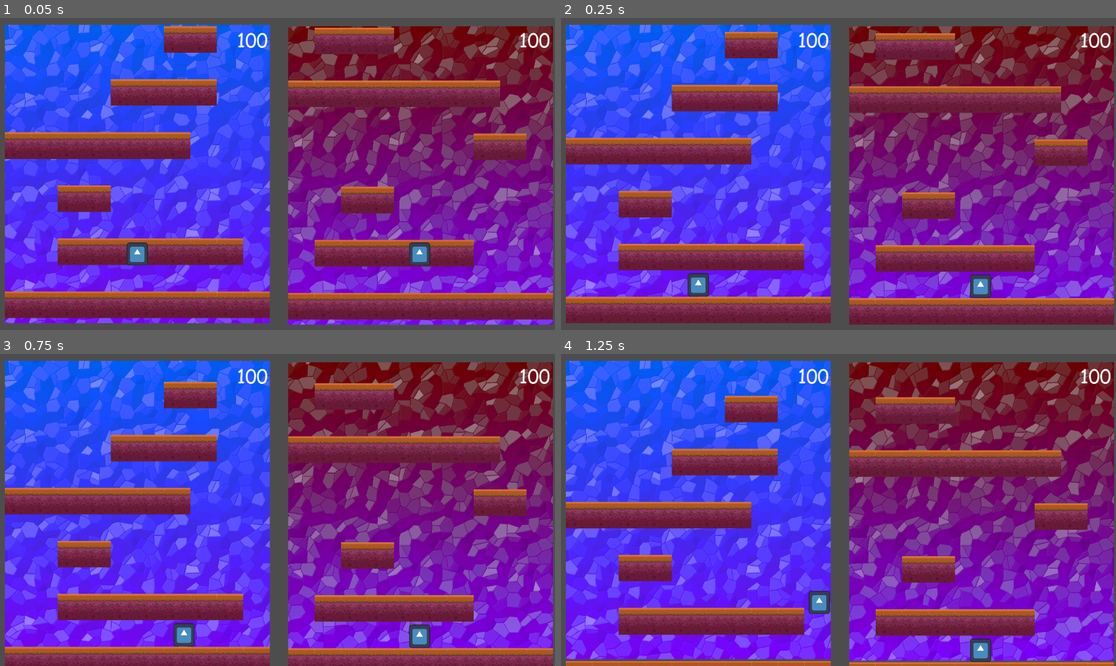
Above: before the commit, frames 1-4 (two rows, left to right).
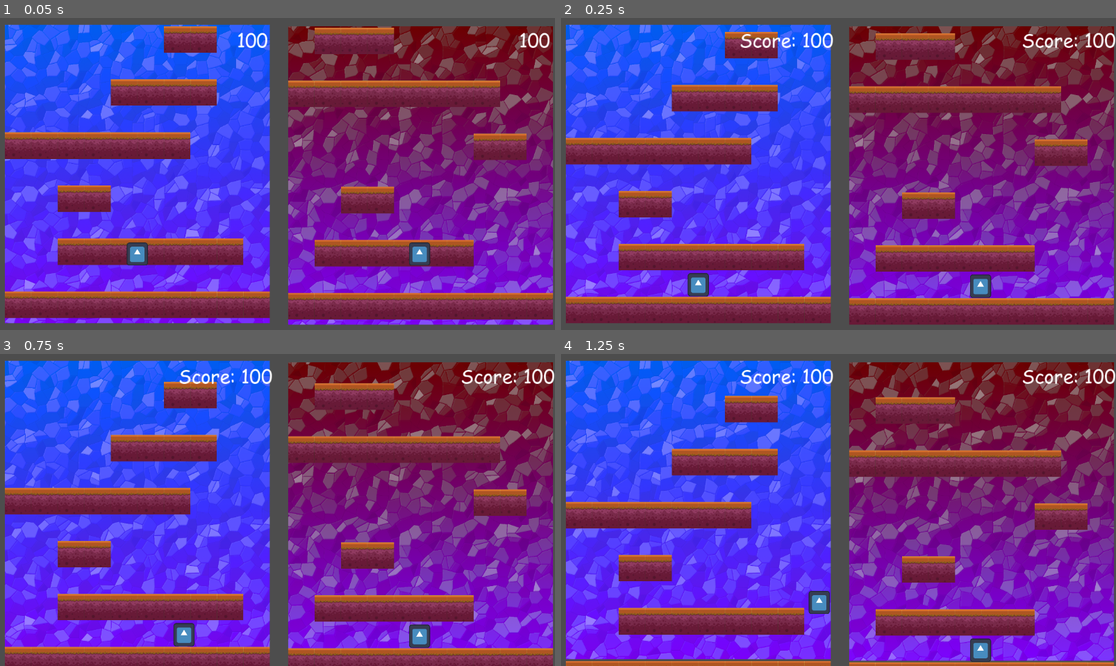
Above: after the commit, the same moments.

Repository: LegacyMD/xd_tower
Game: Godot game, scene res://scenes/root_scene.tscn
The game is run twice, just before and just after one commit, with the same random seed, the same clock (stepped at 60 frames per second) and the same inputs. The engine's default icon, where the game draws it, is replaced by a stand-in: a white triangle on a blue panel in a dark square.
Inputs (mouse positions are in pixels of both pictures, inside the frame that each line leads up to):
- Up to frame 1 (0.05 s): no input
- Up to frame 2 (0.25 s): no input
- Up to frame 3 (0.75 s): move the mouse to (399, 494) at 0.52 s; hold D (player0_right) from 0.53 s (still down); click (399, 494) at 0.67 s
- Up to frame 4 (1.25 s): keep holding D (player0_right); tap W (player0_up) at 0.77 s

Frame 1 is identical in both runs. In frame 2, 0.8% of the frame differs, in the area x 32-100%, y 4-10%; in frame 3, 0.8%; in frame 4, 0.8%.

Commit message:
Fix path of PlatformContainer in player.gd script

Diff:
--- a/scenes/player.gd
+++ b/scenes/player.gd
@@ -2,7 +2,6 @@
 
 # NOTE(mwk): for each player view, the index is hardcoded
 @export var player_idx : int
-@export var platform_container : Node2D
 
 signal score_changed(new_score)
 
@@ -125,10 +124,7 @@
     move_and_slide()
 
 func _check_new_platform():
-    if player_idx == 0 or player_idx == 1:
-        return
-
-    var position_y = position.y - platform_container.position.y
+    var position_y = position.y - get_node("../PlatformContainer").position.y
 
     if is_on_floor():
         if (min_platform_y > position_y):
--- a/scenes/root_scene.tscn
+++ b/scenes/root_scene.tscn
@@ -16,18 +16,14 @@
 [node name="Background" parent="PlayerView" index="0"]
 position = Vector2(0, 0)
 
-[node name="Player" parent="PlayerView" index="4" node_paths=PackedStringArray("platform_container")]
-platform_container = NodePath("")
-
 [node name="PlayerView2" parent="." instance=ExtResource("1_mew4d")]
 position = Vector2(328, -14)
 
 [node name="Background" parent="PlayerView2" index="0"]
 texture = ExtResource("2_3fxt5")
 
-[node name="Player" parent="PlayerView2" index="4" node_paths=PackedStringArray("platform_container")]
+[node name="Player" parent="PlayerView2" index="4"]
 player_idx = 1
-platform_container = NodePath("")
 
 [node name="Camera2D" type="Camera2D" parent="."]
 position = Vector2(24, -14)
